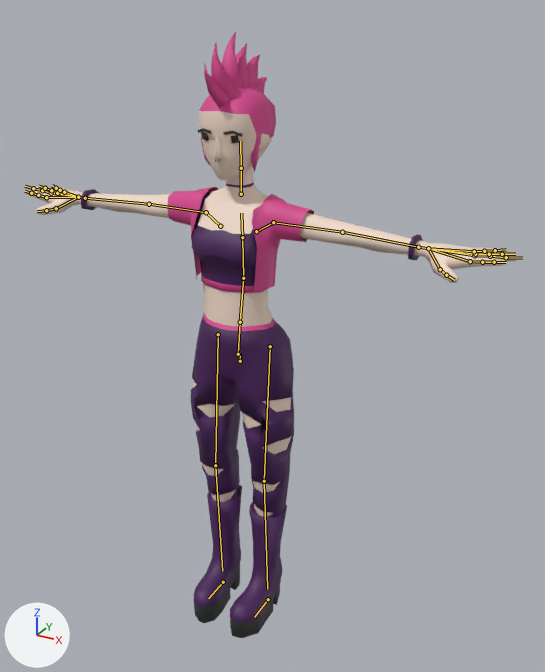
What one commit did to the glTF model js/models/avatars/club-crowd-vf3.glb.
Camera for both pictures: a 50 mm lens placed at (1.15, -1.943, 2.025), pointed at (0.123, -0.078, 1.092). The lights are fixed; the arrows at lower left show +X, +Y and +Z. The picture after the commit comes second. The bones that change, and the others that lie on the model, are drawn over the model as lines.

Objects in the first picture: 'Punk_Body'.
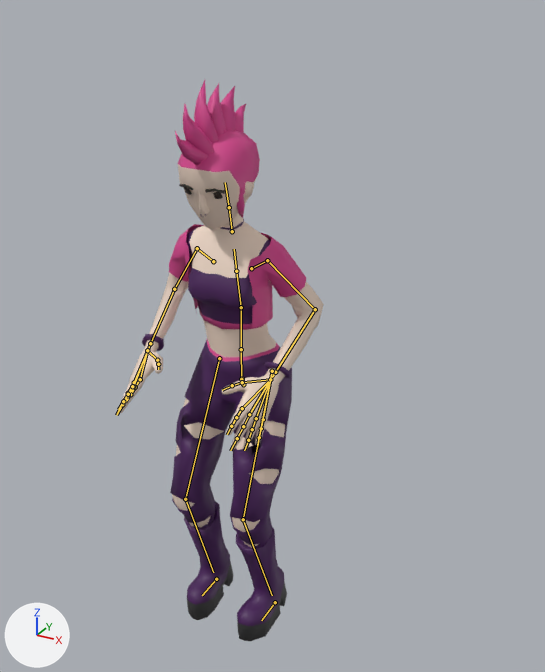
The newer file adds an action. The first version stands in its rest pose; the second is drawn at frame 13 of the action 'Groove_Skank'.

Where the change shows, as pixel boxes (x1, y1, x2, y2) in the pictures (545 x 672 px):
'Punk_Body', posed (58% narrower, 8% shorter)
    before: (25, 31, 520, 638)
    after: (117, 80, 324, 641)
bone 'Body', root to tip
    before: (240, 361) to (240, 352)
    after: (243, 384) to (243, 377)
bone 'Abdomen', root to tip
    before: (240, 322) to (243, 278)
    after: (241, 349) to (241, 307)
bone 'Torso', root to tip
    before: (243, 278) to (242, 237)
    after: (241, 307) to (236, 271)
bone 'Chest', root to tip
    before: (242, 237) to (241, 213)
    after: (236, 271) to (234, 249)
bone 'Neck', root to tip
    before: (241, 194) to (241, 168)
    after: (232, 231) to (229, 207)
bone 'Head', root to tip
    before: (241, 168) to (240, 141)
    after: (229, 207) to (225, 182)
bone 'UpperArm.L', root to tip
    before: (273, 222) to (342, 232)
    after: (267, 260) to (315, 309)
bone 'LowerArm.L', root to tip
    before: (342, 232) to (418, 247)
    after: (315, 309) to (275, 372)
bone 'Wrist.L', root to tip
    before: (418, 247) to (428, 248)
    after: (275, 372) to (270, 379)
bone 'UpperArm.R', root to tip
    before: (206, 212) to (149, 204)
    after: (197, 248) to (174, 289)
bone 'LowerArm.R', root to tip
    before: (149, 204) to (85, 198)
    after: (174, 289) to (150, 343)
bone 'Wrist.R', root to tip
    before: (85, 198) to (78, 197)
    after: (150, 343) to (147, 350)
bone 'UpperLeg.L', root to tip
    before: (270, 346) to (264, 481)
    after: (272, 371) to (243, 519)
bone 'LowerLeg.L', root to tip
    before: (264, 481) to (267, 589)
    after: (243, 519) to (272, 595)
bone 'UpperLeg.R', root to tip
    before: (218, 334) to (215, 465)
    after: (219, 358) to (185, 499)
bone 'LowerLeg.R', root to tip
    before: (215, 465) to (222, 571)
    after: (185, 499) to (213, 572)
bone 'Foot.L', root to tip
    before: (268, 599) to (254, 617)
    after: (275, 602) to (261, 620)
bone 'Foot.R', root to tip
    before: (223, 582) to (208, 598)
    after: (216, 579) to (202, 595)

What the commit changed:
Bone 'Body' (bone_body) moves from (0.0, 0.0, 0.0) to (0.009, -0.084, -0.004).
Bone 'Body' (bone_body) turns from (0, 0, 0) to (9, 2, -1) degrees about its own x, y and z.
Bone 'Abdomen' (bone_abdomen) turns from (0, 0, 0) to (1, 0, 0) degrees about its own x, y and z.
Bone 'Torso' (bone_torso) turns from (0, 0, 0) to (1, 0, 0) degrees about its own x, y and z.
Bone 'Chest' (bone_chest) turns from (0, 0, 0) to (1, 0, 0) degrees about its own x, y and z.
Bone 'Neck' (bone_neck) turns from (0, 0, 0) to (2, -1, 0) degrees about its own x, y and z.
Bone 'Head' (bone_head) turns from (0, 0, 0) to (3, -2, 0) degrees about its own x, y and z.
Bone 'UpperArm.L' (bone_upperarm_l) turns from (0, 0, 0) to (-61, 23, -12) degrees about its own x, y and z.
Bone 'LowerArm.L' (bone_lowerarm_l) turns from (0, 0, 0) to (2, 1, -80) degrees about its own x, y and z.
Bone 'Wrist.L' (bone_wrist_l) turns from (0, 0, 0) to (-1, 0, -6) degrees about its own x, y and z.
Bone 'UpperArm.R' (bone_upperarm_r) turns from (0, 0, 0) to (-58, -15, 12) degrees about its own x, y and z.
Bone 'LowerArm.R' (bone_lowerarm_r) turns from (0, 0, 0) to (2, -1, 81) degrees about its own x, y and z.
Bone 'Wrist.R' (bone_wrist_r) turns from (0, 0, 0) to (-1, 0, 6) degrees about its own x, y and z.
Bone 'UpperLeg.L' (bone_upperleg_l) turns from (0, 0, 0) to (-30, 2, -2) degrees about its own x, y and z.
Bone 'LowerLeg.L' (bone_lowerleg_l) turns from (0, 0, 0) to (39, 1, 0) degrees about its own x, y and z.
Bone 'UpperLeg.R' (bone_upperleg_r) turns from (0, 0, 0) to (-29, 3, 1) degrees about its own x, y and z.
Bone 'LowerLeg.R' (bone_lowerleg_r) turns from (0, 0, 0) to (38, -1, 0) degrees about its own x, y and z.
Bone 'Foot.L' (bone_foot_l) moves from (0.0, 0.0, 0.0) to (0.03, 0.0, 0.0).
Bone 'Foot.R' (bone_foot_r) moves from (0.0, 0.0, 0.0) to (-0.03, 0.0, 0.0).
